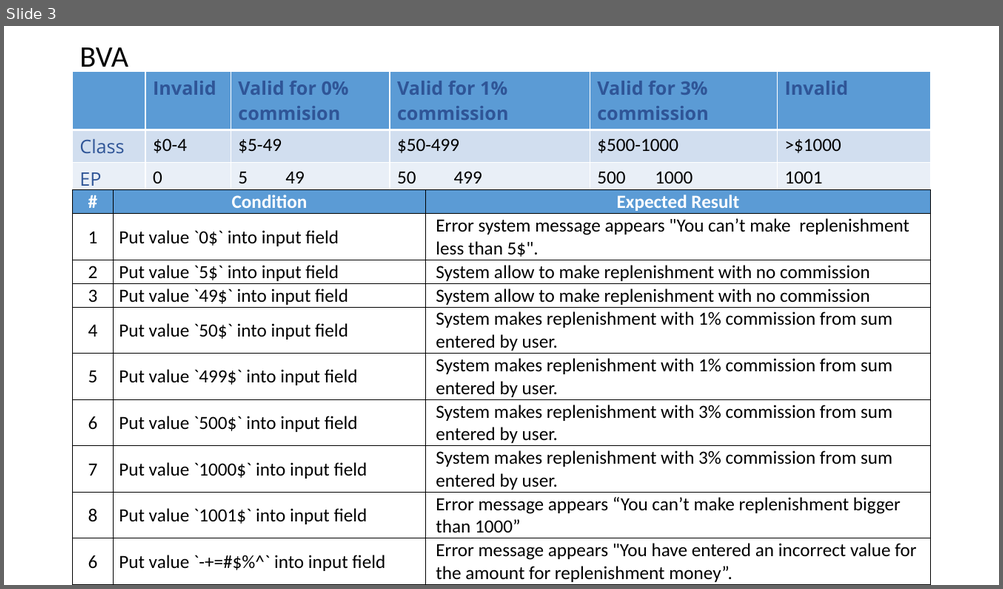
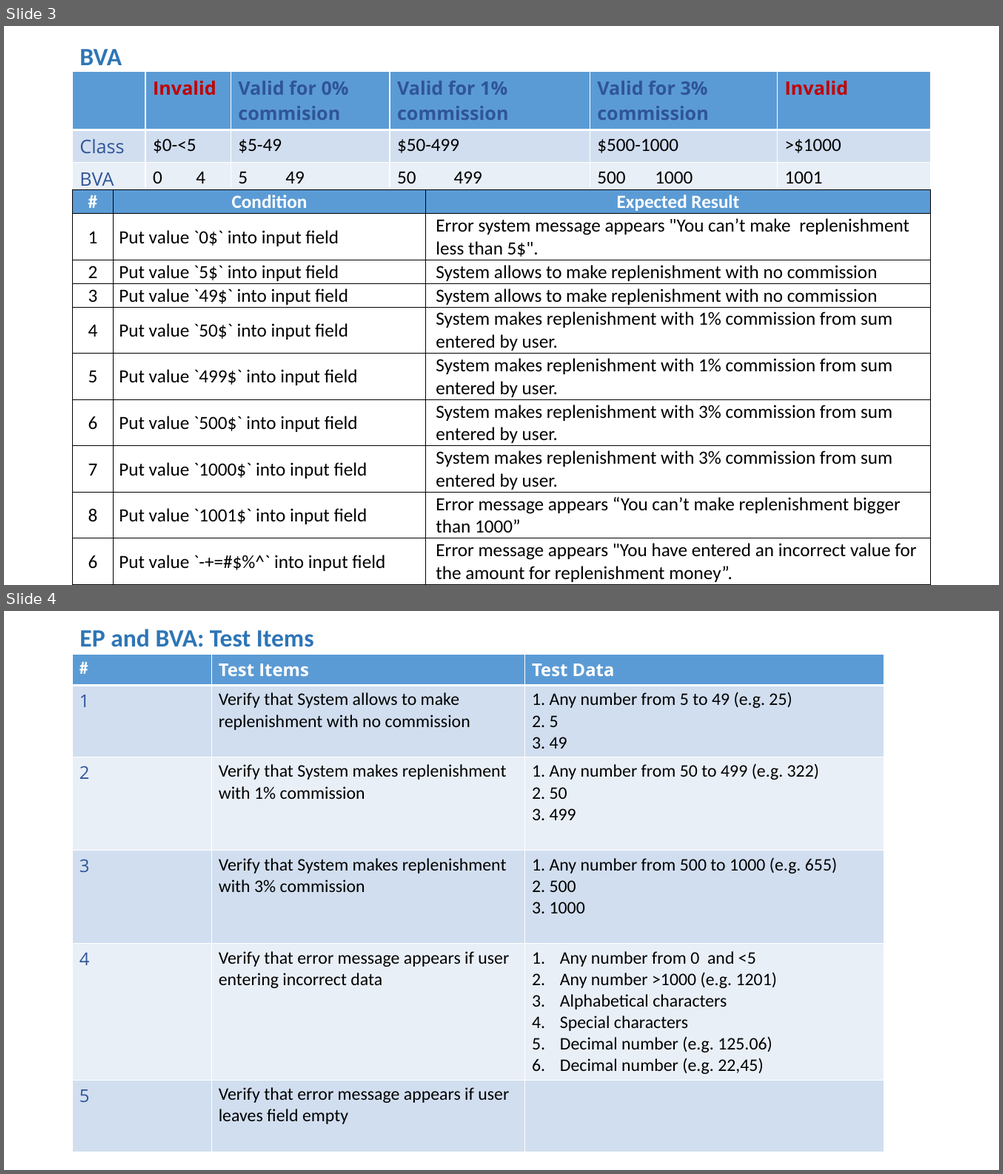
Before and after one commit to nromanen/pratical_testing_2022, a slide deck: Variant5.pptx. Shown one above the other, each under a label of ours: slide 3 before the commit, slides 3 and 4 after it. The pictures are 1003x589 and 1003x1174 pixels, drawn with LibreOffice and Linux fonts; fonts in the diff are those of the drawing. Boxes give left, top, right and bottom in pixels: in the first picture for what was removed or moved away, otherwise in the second. Text is boxed around its words. In the diff, an @@ line names an element or a change of style, - is before the commit and + after.

```diff
--- a/Variant5.pptx
+++ b/Variant5.pptx
@@ slide 4 added at [4, 611, 999, 1170], background #FFFFFF @@
@@ title added at [79, 629, 314, 647], 24 pt, text #2E75B6, bold @@
+EP and BVA: Test Items
@@ table added at [73, 654, 884, 1150], 6 rows, 3 columns @@
+# | Test Items | Test Data
+1 | Verify that System allows to make replenishment with no commission | 1. Any number from 5 to 49 (e.g. 25) / 2. 5 / 3. 49
+2 | Verify that System makes replenishment with 1% commission | 1. Any number from 50 to 499 (e.g. 322) / 2. 50 / 3. 499
+3 | Verify that System makes replenishment with 3% commission | 1. Any number from 500 to 1000 (e.g. 655) / 2. 500 / 3. 1000
+4 | Verify that error message appears if user entering incorrect data | Any number from 0 and <5 / Any number >1000 (e.g. 1201) / Alphabetical characters / Special characters / Decimal number (e.g. 125.06) / Decimal number (e.g. 22,45)
+5 | Verify that error message appears if user leaves field empty | 
@@ slide 3 changed as well @@
@@ title "BVA" at [79, 49, 122, 65]: size 28.8 to 24 pt, text colour #000000 to #2E75B6, bold on @@
@@ table at [73, 72, 930, 527] @@
-row 2, column 2: $0-4
+row 2, column 2: $0-<5
-row 3, column 1: EP
+row 3, column 1: BVA
-row 3, column 2: 0
+row 3, column 2: 0 4
@@ text colour #2F5597 to #C00000 in "Invalid", "Invalid" @@
@@ table at [73, 190, 930, 585] @@
-row 3, column 3: System allow to make replenishment with no commission
+row 3, column 3: System allows to make replenishment with no commission
-row 4, column 3: System allow to make replenishment with no commission
+row 4, column 3: System allows to make replenishment with no commission
```
Also in this commit, not shown: 4 other slides changed.
